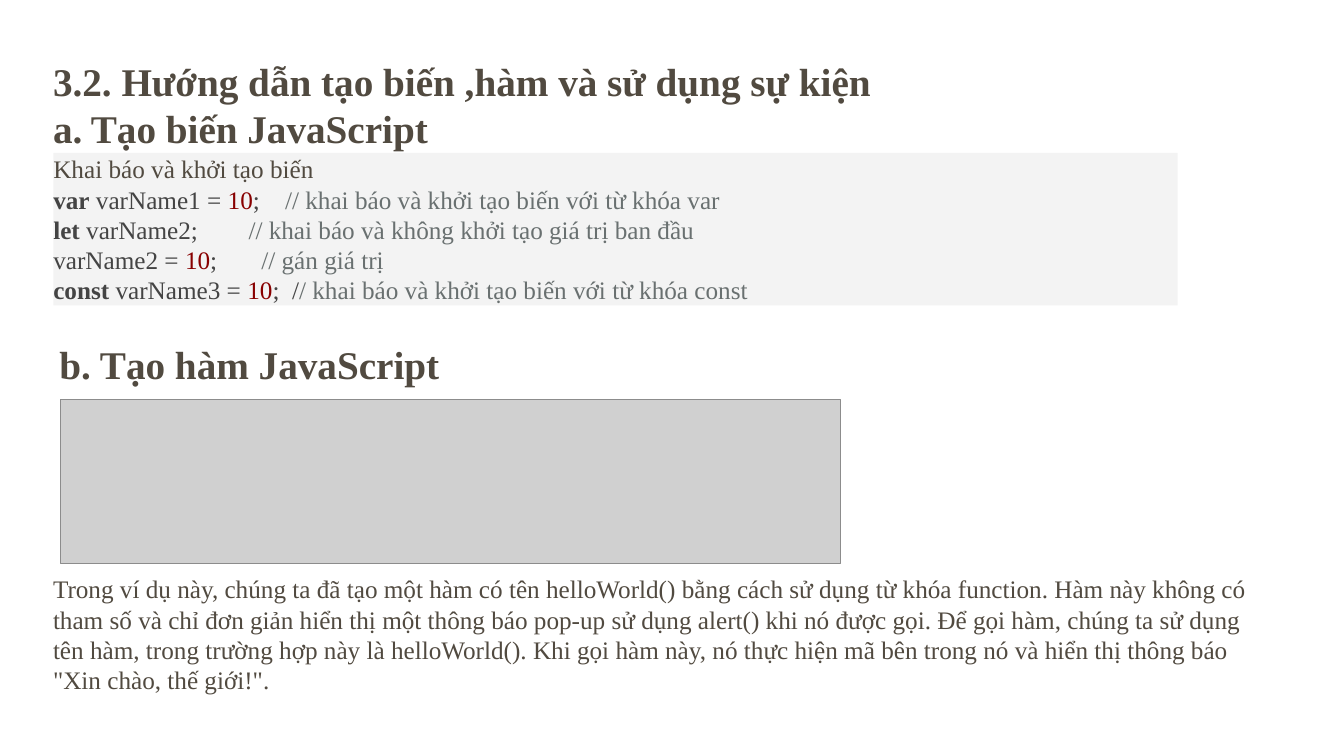
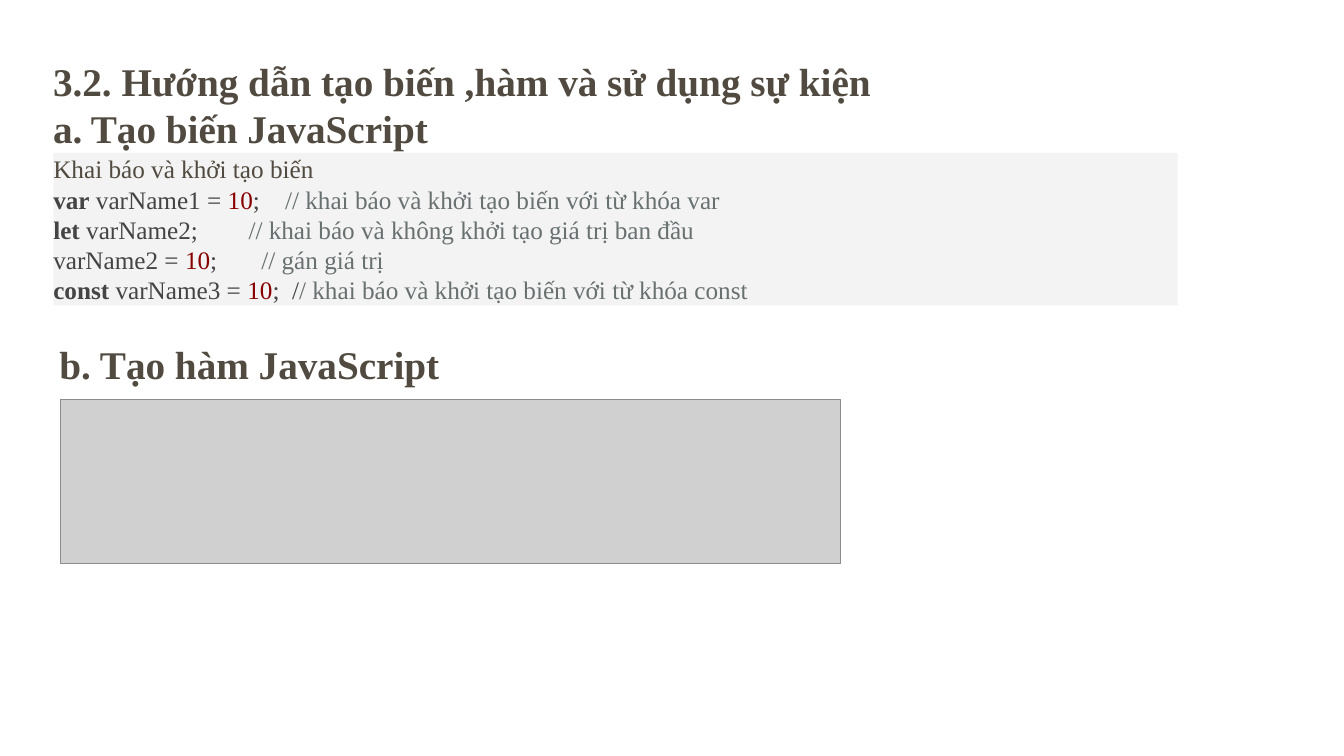
Before and after one commit to HaHung2/webnhom7, a slide deck: slide 10 of NHÓM-7-CÔNG-NGHỆ-WEB.pptx. Drawn at 1344x756 pixels with LibreOffice and Linux fonts; fonts in the diff are those of the drawing; grey boxes stand for pictures; background and template pictures are left out. Boxes give left, top, right and bottom in pixels: in the first picture for what was removed or moved away, otherwise in the second. Text is boxed around its words. In the diff, an @@ line names an element or a change of style, - is before the commit and + after.

```diff
--- a/NHÓM-7-CÔNG-NGHỆ-WEB.pptx
+++ b/NHÓM-7-CÔNG-NGHỆ-WEB.pptx
@@ text at (53, 579, 1245, 695): paragraph removed @@
-Trong ví dụ này, chúng ta đã tạo một hàm có tên helloWorld() bằng cách sử dụng từ khóa function. Hàm này không có tham số và chỉ đơn giản hiển thị một thông báo pop-up sử dụng alert() khi nó được gọi. Để gọi hàm, chúng ta sử dụng tên hàm, trong trường hợp này là helloWorld(). Khi gọi hàm này, nó thực hiện mã bên trong nó và hiển thị thông báo "Xin chào, thế giới!".
```
Also in this commit, not shown: 2 other slides changed, 3 other files.
